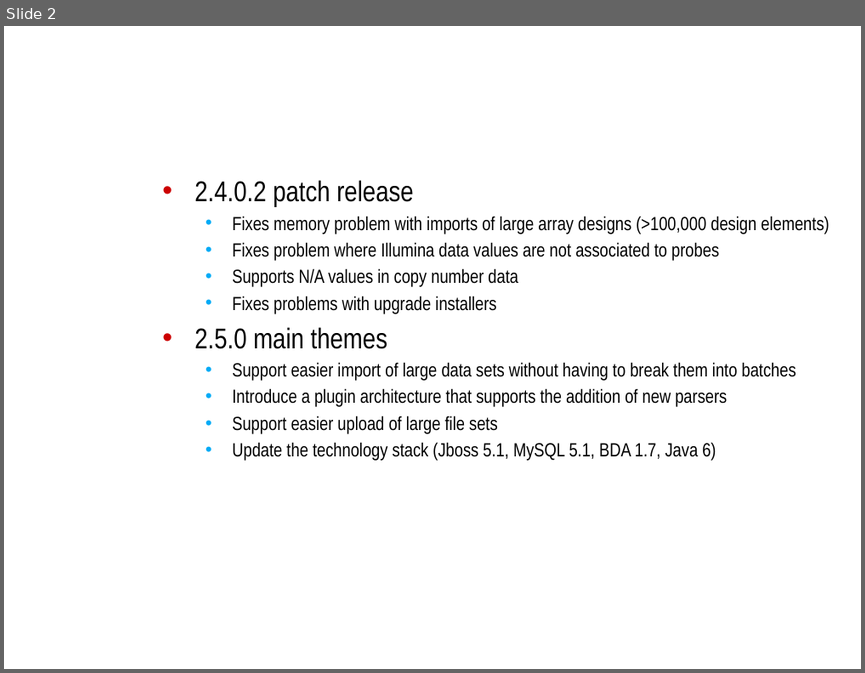
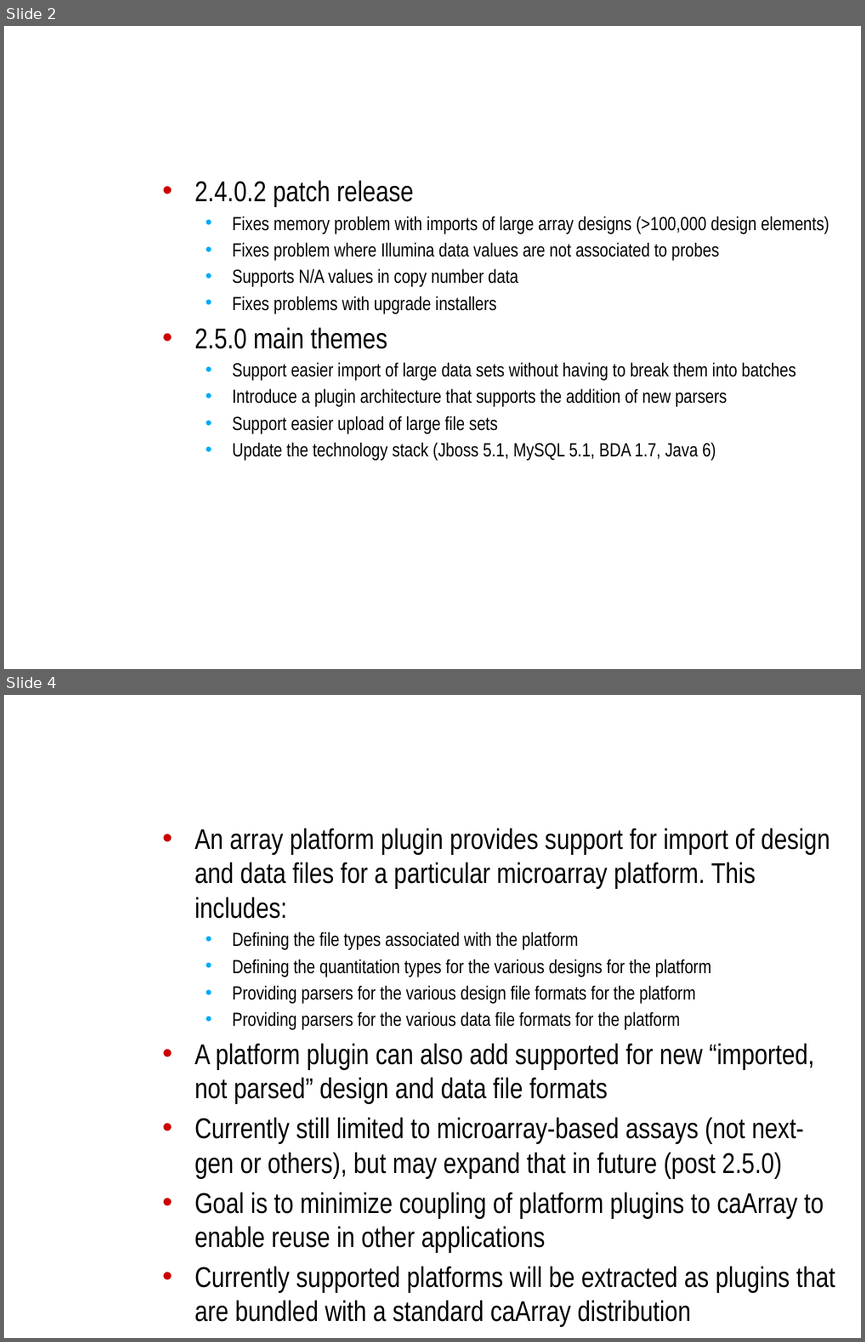
Before and after one commit to NCIP/caarray-docs, a slide deck: project_management/open_meetings/ICR_WS_Meeting_2011_02_09.pptx. Shown one above the other, each under a label of ours: slide 2 before the commit, slides 2 and 4 after it; the slides between them are not shown. The pictures are 865x673 and 865x1342 pixels, drawn with LibreOffice and Linux fonts; fonts in the diff are those of the drawing; background and template pictures are left out. Boxes give left, top, right and bottom in pixels: in the first picture for what was removed or moved away, otherwise in the second. Text is boxed around its words. In the diff, an @@ line names an element or a change of style, - is before the commit and + after.

Commit message:
added plugin and storage slides

```diff
--- a/project_management/open_meetings/ICR_WS_Meeting_2011_02_09.pptx
+++ b/project_management/open_meetings/ICR_WS_Meeting_2011_02_09.pptx
@@ slide 4 added at box(4, 695, 861, 1338), background picture (left out) @@
@@ text added at box(194, 828, 835, 1327), 24 pt, text #000000 @@
+• An array platform plugin provides support for import of design and data files for a particular microarray platform. This includes:
+  • Defining the file types associated with the platform
+  • Defining the quantitation types for the various designs for the platform
+  • Providing parsers for the various design file formats for the platform
+  • Providing parsers for the various data file formats for the platform
+• A platform plugin can also add supported for new “imported, not parsed” design and data file formats
+• Currently still limited to microarray-based assays (not next-gen or others), but may expand that in future (post 2.5.0)
+• Goal is to minimize coupling of platform plugins to caArray to enable reuse in other applications
+• Currently supported platforms will be extracted as plugins that are bundled with a standard caArray distribution
@@ title added at box(230, 828, 684, 1218), 32 pt, text #FFFFFF, bold @@
+Array Platform Plugins
```
Also in this commit, not shown: 3 other slides added.
